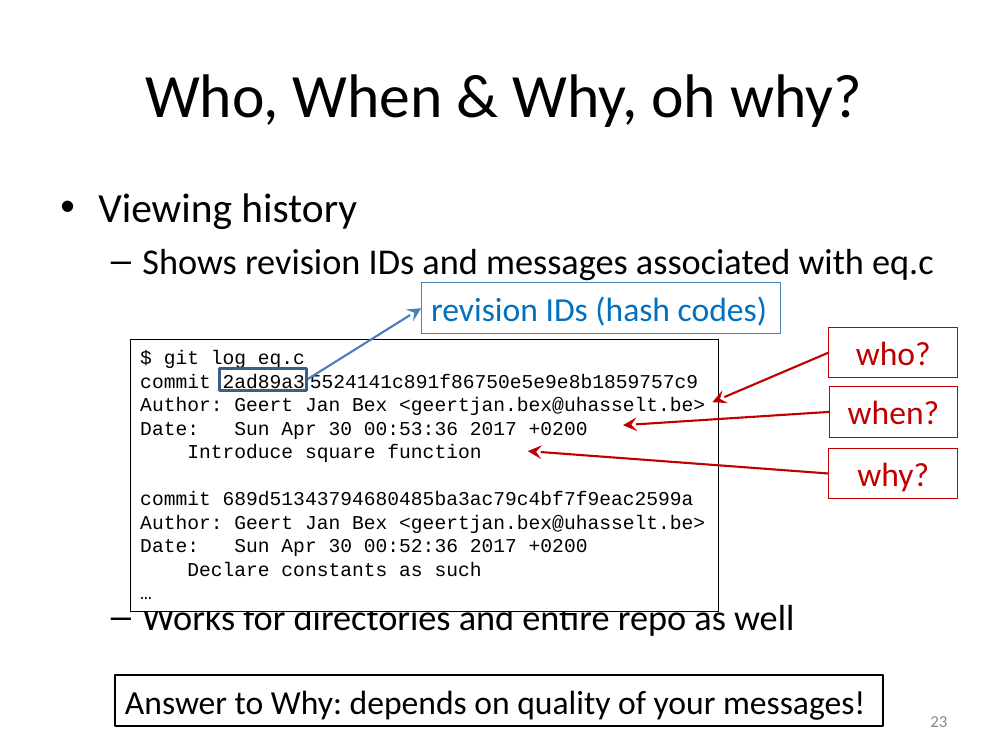
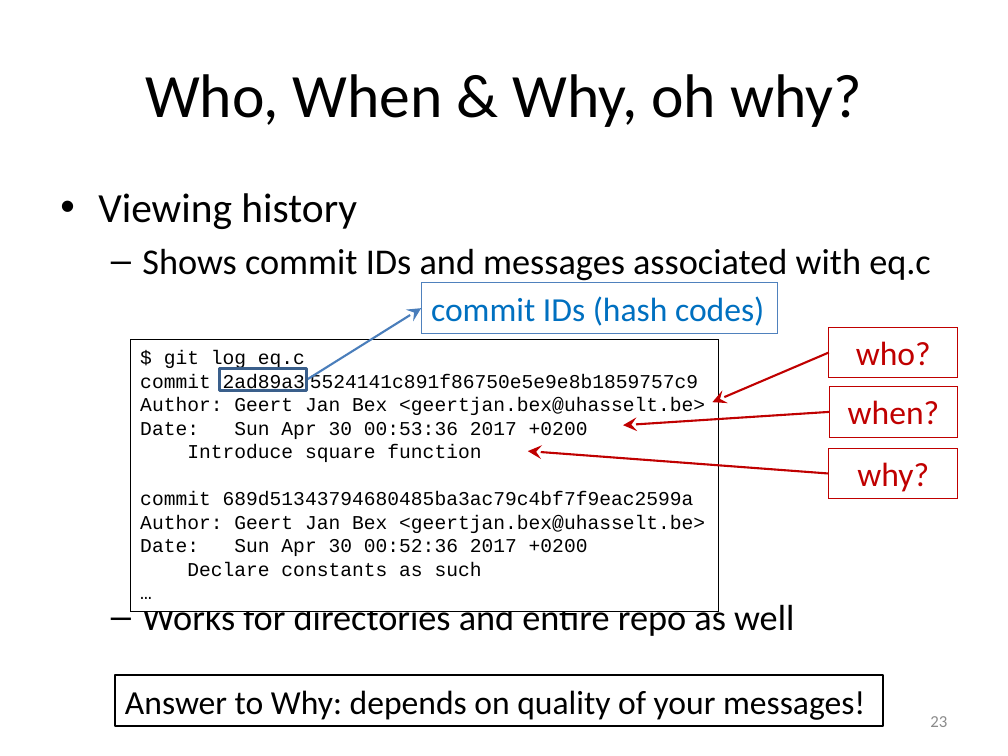
Before and after one commit to gjbex/Version-control-with-git, a slide deck: slide 23 of version_control_git.pptx. Drawn at 1008x756 pixels with LibreOffice and Linux fonts; fonts in the diff are those of the drawing. Boxes give left, top, right and bottom in pixels: in the first picture for what was removed or moved away, otherwise in the second. Text is boxed around its words. In the diff, an @@ line names an element or a change of style, - is before the commit and + after.

Commit message:
Use "commit" rather than "revision"
For consistency, it is better to mostly refer to commits, rather than revisions.

```diff
--- a/version_control_git.pptx
+++ b/version_control_git.pptx
@@ text at (142,248,931,283): text changed @@
-  – Shows revision IDs and messages associated with eq.c
+  – Shows commit IDs and messages associated with eq.c
@@ text in rectangle at (431,296,764,326): text changed @@
-revision IDs (hash codes)
+commit IDs (hash codes)
```
Also in this commit, not shown: 11 other slides changed.
